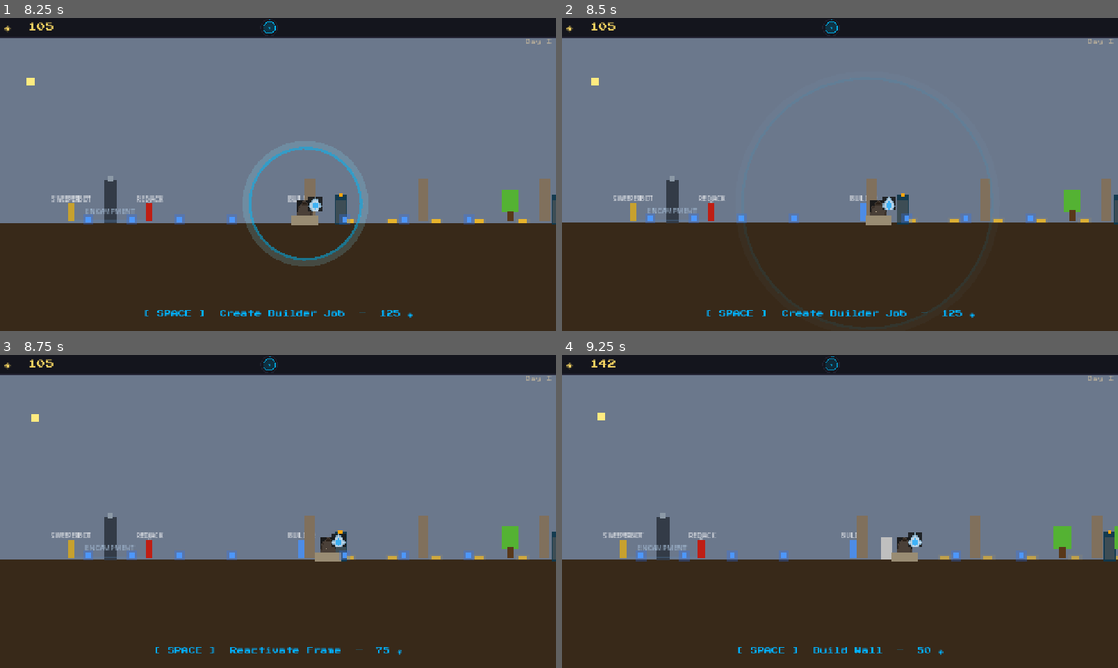
Above: before the commit, frames 1-4 (two rows, left to right).
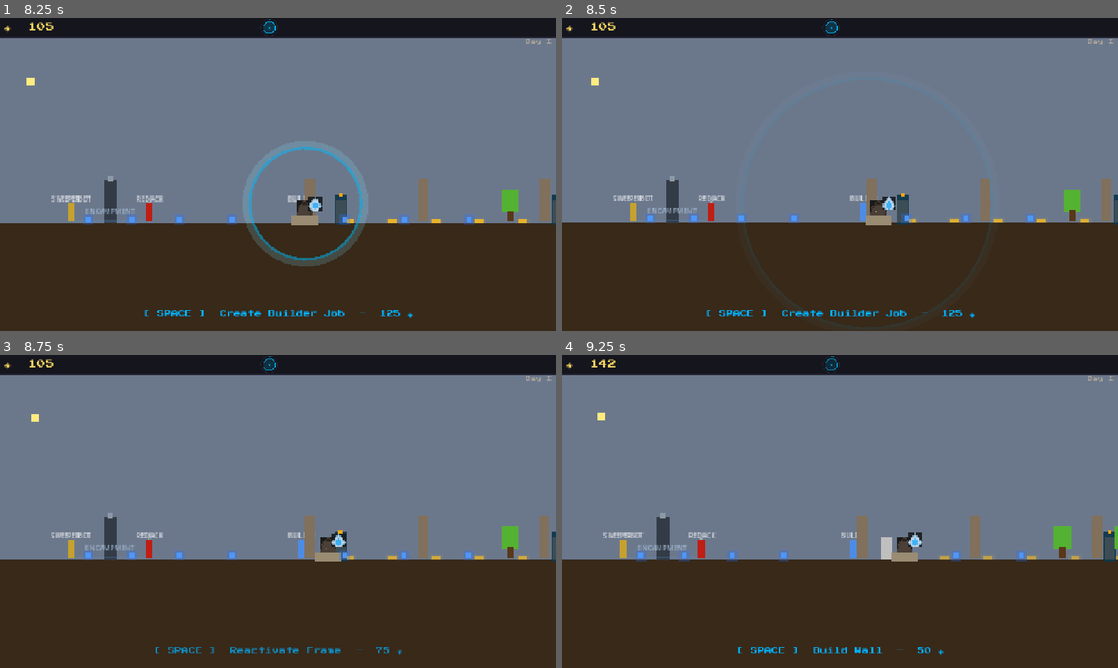
Above: after the commit, the same moments.

Repository: elliswalker/guardian-rising-game
Game: Godot game, scene res://scenes/world/opening.tscn
Same seed, same stepped clock (60 frames per second), same inputs: the game is played once before the commit and once after it.
Inputs:
- Up to frame 1 (8.25 s): tap Enter at 0.5, 2, 4.25 s; hold Space (action) 0.53-1.28 s; hold D (move_right) 0.53-2.03 s; tap E (ability) at 1.35, 5.85 s; tap Space (action) at 1.55, 2.85, 3.8, 4.35, 5, 6.05, 7.35 s; hold A (move_left) 2.03-2.78 s; hold Space (action) 2.03-2.78 s; hold D (move_right) 2.78-4.28 s; hold E (ability) 3.53-4.28 s; hold A (move_left) 4.28-5.03 s; hold D (move_right) 5.03-5.78 s; hold Space (action) 5.03-5.78 s; hold A (move_left) 5.78-7.28 s; hold Space (action) 6.53-7.28 s; hold D (move_right) from 7.28 s (still down); hold E (ability) from 8.03 s (still down)
- Up to frame 2 (8.5 s): keep holding D (move_right); keep holding E (ability); tap Space (action) at 8.3 s
- Up to frame 3 (8.75 s): keep holding D (move_right); keep holding E (ability)
- Up to frame 4 (9.25 s): keep holding D (move_right); release E (ability) at 8.78 s; tap Space (action) at 8.85 s

Frames 1-2 are identical in both runs. In frame 3, 0.3% of the frame differs, in the area x 28-73%, y 93-96%; in frame 4, nothing differs.

Commit message:
Fix issues #2 #3 #5 #6: towers auto-fire, prompt reliability, world size, left wall
Fixes #2 — Towers now auto-fire at enemies in range without requiring a
redjack to garrison them. Removed player action prompt and _assign_nearest_redjack.
Garrison API stubs remain for future use. Towers are always solid (collision_layer 4)
so enemies target them immediately.

Fixes #3 (partial) — Frame locker prompt now only shows on the closest dormant
frame to the player. Previously all in-range frames competed at the same priority
causing flicker and misfires. Tower prompt removed entirely, eliminating another
source of prompt conflict.

Fixes #5 — Enemy spawn point pushed from x=640 to x=1100 giving the player
reaction time before enemies reach the screen. Night waves now spawn 1 enemy at
a time on a day-scaled interval (4.5s day 1 → 0.8s floor) instead of packs
with large gaps. Ground visual extended to x=2400.

Fixes #6 — Invisible StaticBody2D added at x=-380 to stop the player walking
off the left edge of the world. Ship at x=-280 remains reachable.

Co-Authored-By: Claude Sonnet 4.6 <noreply@anthropic.com>

Diff:
--- a/scenes/world/earth_highway.tscn
+++ b/scenes/world/earth_highway.tscn
@@ -13,6 +13,9 @@
 [ext_resource type="PackedScene" path="res://scenes/world/tower.tscn" id="11"]
 
 [sub_resource type="WorldBoundaryShape2D" id="WorldBoundaryShape2D_1"]
+
+[sub_resource type="RectangleShape2D" id="RectangleShape2D_LeftWall"]
+size = Vector2(4, 400)
 
 [node name="EarthHighway" type="Node2D"]
 script = ExtResource("1")
@@ -36,7 +39,7 @@
 
 [node name="GroundVisual" type="ColorRect" parent="Ground"]
 offset_left = -500.0
-offset_right = 1500.0
+offset_right = 2400.0
 offset_bottom = 300.0
 color = Color(0.22, 0.16, 0.10, 1)
 
@@ -49,7 +52,13 @@
 color = Color(1.0, 0.92, 0.50, 1.0)
 
 [node name="SpawnRight" type="Marker2D" parent="."]
-position = Vector2(640, 135)
+position = Vector2(1100, 135)
+
+[node name="LeftWall" type="StaticBody2D" parent="."]
+position = Vector2(-380, -50)
+
+[node name="LeftWallShape" type="CollisionShape2D" parent="LeftWall"]
+shape = SubResource("RectangleShape2D_LeftWall")
 
 [node name="Encampment" parent="." instance=ExtResource("8")]
 position = Vector2(-100, 148)
--- a/scripts/world/earth_highway.gd
+++ b/scripts/world/earth_highway.gd
@@ -147,16 +147,10 @@
 	_transition_sky(COLOR_SKY_NIGHT, 3.0)
 
 func _night_pack_size() -> int:
-	var day: int = GameState.day_number
-	if day >= 7: return 5
-	if day >= 4: return 4
-	return NIGHT_PACK_SIZE
+	return 1
 
 func _night_pack_interval() -> float:
-	var day: int = GameState.day_number
-	if day >= 7: return 2.5
-	if day >= 4: return 3.0
-	return NIGHT_PACK_INTERVAL
+	return maxf(0.8, 4.5 - float(GameState.day_number) * 0.3)
 
 func _process_night(delta: float) -> void:
 	# Early dawn: field cleared before all spawns finished
--- a/scripts/world/guardian.gd
+++ b/scripts/world/guardian.gd
@@ -186,16 +186,15 @@
 	if not _player:
 		return
 	var near: bool = global_position.distance_to(_player.global_position) < RECRUIT_RANGE
-	if near and not _prompt_showing:
+	var closest: bool = near and _is_closest_dormant_frame()
+	if closest and not _prompt_showing:
 		_prompt_showing = true
 		GameState.show_action_prompt(self, "[ SPACE ]  Reactivate Frame  —  %d ◈" % RECRUIT_COST, 11)
-	elif not near and _prompt_showing:
+	elif not closest and _prompt_showing:
 		_prompt_showing = false
 		GameState.hide_action_prompt(self)
-	if near and GameState.is_prompt_owner(self) and Input.is_action_just_pressed("action"):
-		# Only the closest dormant frame to the player responds to prevent double-recruit
-		if _is_closest_dormant_frame():
-			_recruit()
+	if closest and GameState.is_prompt_owner(self) and Input.is_action_just_pressed("action"):
+		_recruit()
 
 func _is_closest_dormant_frame() -> bool:
 	if not _player:
--- a/scripts/world/tower.gd
+++ b/scripts/world/tower.gd
@@ -16,91 +16,30 @@
 var _collapsed: bool = false
 var _garrison: Node2D = null
 var _shoot_timer: float = 0.0
-var _player_nearby: bool = false
 var _bullet_scene: PackedScene = null
 
 func _ready() -> void:
 	add_to_group("towers")
-	collision_layer = 0  # passable until garrisoned
+	collision_layer = 4  # always solid — enemies target and attack towers
 	collision_mask = 0
 	var bullet_path := "res://scenes/world/bullet.tscn"
 	if ResourceLoader.exists(bullet_path):
 		_bullet_scene = load(bullet_path)
 	_update_visual()
-	var zone: Area2D = $GarrisonZone
-	if zone:
-		zone.body_entered.connect(_on_body_entered)
-		zone.body_exited.connect(_on_body_exited)
 
 func _process(delta: float) -> void:
-	# Re-assert prompt every frame so it survives preemption by higher-priority prompts
-	if _player_nearby and _garrison == null:
-		if _has_nearby_tree():
-			GameState.show_action_prompt(self, "Clear the area first", 5)
-		else:
-			GameState.show_action_prompt(self, "[ SPACE ]  Garrison Tower", 5)
-		if Input.is_action_just_pressed("action") and not _has_nearby_tree():
-			_assign_nearest_redjack()
-
-	# Fire at enemies when garrisoned
-	if _garrison == null or not is_instance_valid(_garrison):
-		_garrison = null
-		return
 	_shoot_timer -= delta
 	if _shoot_timer <= 0.0:
 		_shoot_timer = SHOOT_COOLDOWN
 		_fire_at_nearest_enemy()
 
-func _has_nearby_tree() -> bool:
-	for tree: Node in get_tree().get_nodes_in_group("trees"):
-		var tn: Node2D = tree as Node2D
-		if tn and global_position.distance_to(tn.global_position) < 38.0:
-			if not tn.get("_commissioned"):
-				return true
-	return false
-
-func _on_body_entered(body: Node2D) -> void:
-	if body.is_in_group("player"):
-		_player_nearby = true
-		if _garrison == null:
-			if _has_nearby_tree():
-				GameState.show_action_prompt(self, "Clear the area first", 5)
-			else:
-				GameState.show_action_prompt(self, "[ SPACE ]  Garrison Tower", 5)
-
-func _on_body_exited(body: Node2D) -> void:
-	if body.is_in_group("player"):
-		_player_nearby = false
-		GameState.hide_action_prompt(self)
-
-func _assign_nearest_redjack() -> void:
-	var best: Node2D = null
-	var best_dist: float = INF
-	for f: Node in get_tree().get_nodes_in_group("redjacks"):
-		var fn: Node2D = f as Node2D
-		if not fn or not is_instance_valid(fn):
-			continue
-		if not fn.has_method("is_available_for_garrison"):
-			continue
-		if not fn.call("is_available_for_garrison"):
-			continue
-		var dist: float = global_position.distance_to(fn.global_position)
-		if dist < best_dist:
-			best_dist = dist
-			best = fn
-	if best and best.has_method("walk_to_tower"):
-		GameState.action_prompt_hide.emit()
-		_player_nearby = false
-		best.call("walk_to_tower", self)
-
+# Garrison API kept for future use — towers currently auto-fire without it
 func garrison(redjack: Node2D) -> void:
 	_garrison = redjack
-	collision_layer = 4  # now solid — enemies can target and attack it
 	_update_visual()
 
 func release_garrison() -> void:
 	_garrison = null
-	collision_layer = 0  # back to passable
 	_update_visual()
 
 func take_damage(amount: int) -> void:
Not shown: 1 places in scenes/world/earth_highway.tscn that only renumber resources
